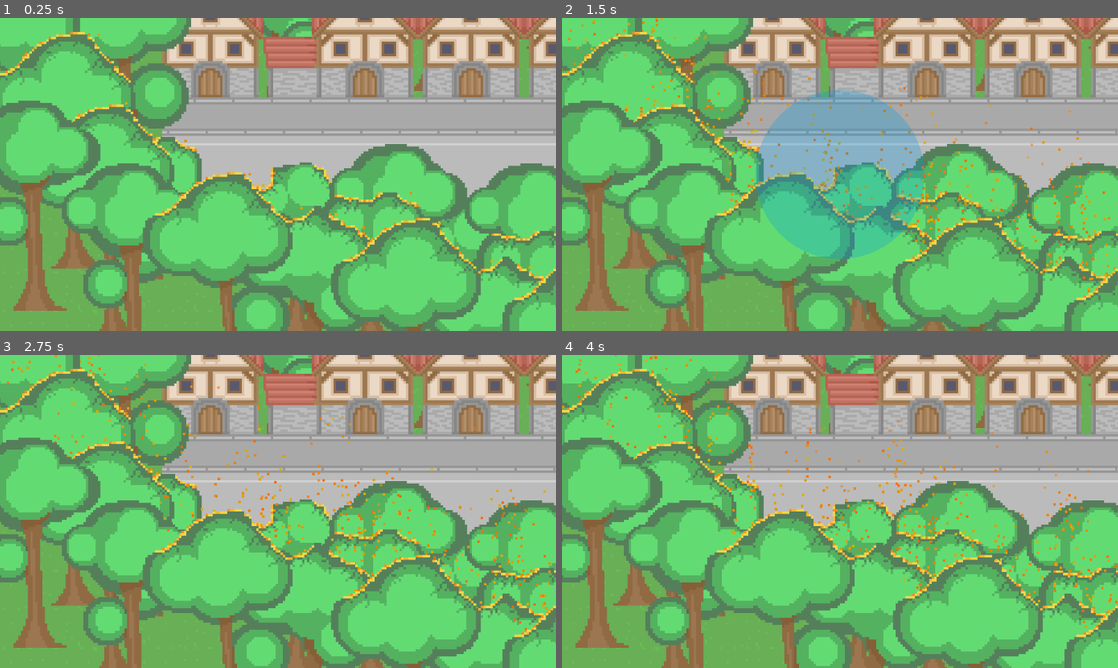
Above: before the commit, frames 1-4 (two rows, left to right).
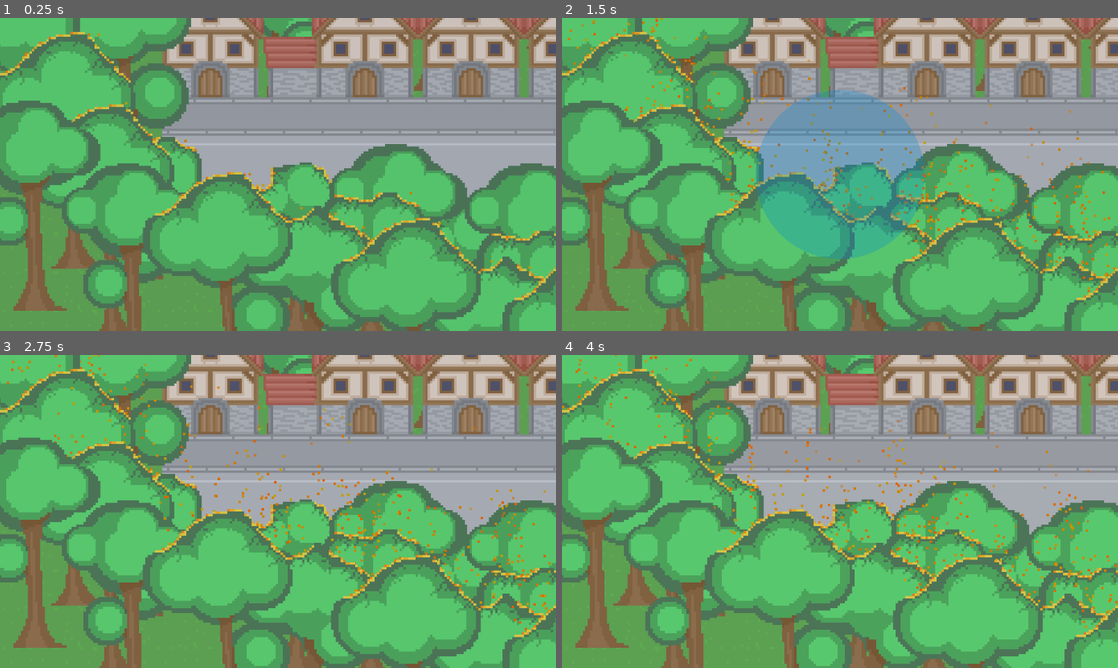
Above: after the commit, the same moments.

Repository: Senjia12/Game-dj-Ames
Game: Godot game, scene res://Level/game.tscn
Same seed, same stepped clock (60 frames per second), same inputs: the game is played once before the commit and once after it.
Inputs (mouse positions are in pixels of both pictures, inside the frame that each line leads up to):
- Up to frame 1 (0.25 s): no input
- Up to frame 2 (1.5 s): move the mouse to (962, 158) at 0.52 s; tap E (interact) at 0.6 s; move the mouse to (728, 190) at 1.27 s; right-click (728, 190) at 1.35 s
- Up to frame 3 (2.75 s): move the mouse to (333, 442) at 2.02 s; tap E (interact) at 2.1 s
- Up to frame 4 (4 s): move the mouse to (812, 574) at 2.77 s; right-click (812, 574) at 2.85 s; move the mouse to (1006, 558) at 3.52 s; tap E (interact) at 3.6 s

The runs differ from the first frame. In frame 1, 15% of the frame differs, in the area x 0-100%, y 0-90%; in frame 2, 6.7%; in frame 3, 6.7%; in frame 4, 4.0%.

Commit message:
day night cycle

Diff:
--- /dev/null
+++ b/bla/Level/day_night.gd
@@ -0,0 +1,7 @@
+extends AnimationPlayer
+
+
+
+func _ready() -> void:
+	play("day night cycle")
+	seek(10.0)
--- a/bla/Level/game.tscn
+++ b/bla/Level/game.tscn
@@ -22,6 +22,7 @@
 [ext_resource type="PackedScene" uid="uid://cgpwhvfopas3p" path="res://Level/Décor/Village/arbre brulé/arbre_feu_5.tscn" id="15_wmllm"]
 [ext_resource type="PackedScene" uid="uid://deb32hb4c86on" path="res://Level/Décor/Village/arbre brulé/arbre_feu_1.tscn" id="16_qhkgf"]
 [ext_resource type="PackedScene" uid="uid://bbupulttciuby" path="res://Unit/soul detector/soul_detector.tscn" id="22_chmqr"]
+[ext_resource type="Script" path="res://Level/day_night.gd" id="23_4xs1l"]
 
 [sub_resource type="TileSetAtlasSource" id="TileSetAtlasSource_klef5"]
 texture = ExtResource("1_8iq6g")
@@ -290,6 +291,44 @@
 "dmg": SubResource("Animation_ck84q")
 }
 
+[sub_resource type="Animation" id="Animation_65846"]
+resource_name = "day night cycle"
+length = 24.0
+loop_mode = 1
+tracks/0/type = "value"
+tracks/0/imported = false
+tracks/0/enabled = true
+tracks/0/path = NodePath("day night/CanvasModulate:color")
+tracks/0/interp = 1
+tracks/0/loop_wrap = true
+tracks/0/keys = {
+"times": PackedFloat32Array(0, 6.4, 7, 7.66667, 7.7, 12, 19.3, 20, 20.6333, 24),
+"transitions": PackedFloat32Array(1, 1, 1, 1, 1, 1, 1, 1, 1, 1),
+"update": 0,
+"values": [Color(0.161868, 0.210692, 0.289592, 1), Color(0.198003, 0.254349, 0.345387, 1), Color(0.664028, 0.481586, 0.329708, 1), Color(0.784046, 0.828889, 0.911244, 1), Color(0.705891, 0.765611, 0.875665, 1), Color(1, 1, 1, 1), Color(0.784046, 0.828889, 0.911244, 1), Color(0.651644, 0.439326, 0.347303, 1), Color(0.198003, 0.254349, 0.345387, 1), Color(0.161868, 0.210692, 0.289592, 1)]
+}
+
+[sub_resource type="Animation" id="Animation_rsv0h"]
+length = 0.001
+tracks/0/type = "value"
+tracks/0/imported = false
+tracks/0/enabled = true
+tracks/0/path = NodePath("day night/CanvasModulate:color")
+tracks/0/interp = 1
+tracks/0/loop_wrap = true
+tracks/0/keys = {
+"times": PackedFloat32Array(0),
+"transitions": PackedFloat32Array(1),
+"update": 0,
+"values": [Color(1, 1, 1, 1)]
+}
+
+[sub_resource type="AnimationLibrary" id="AnimationLibrary_8j3bw"]
+_data = {
+"RESET": SubResource("Animation_rsv0h"),
+"day night cycle": SubResource("Animation_65846")
+}
+
 [node name="Game" type="Node2D"]
 
 [node name="village" type="Node2D" parent="."]
@@ -991,3 +1030,13 @@
 [node name="Player" parent="." instance=ExtResource("12_l25pa")]
 
 [node name="soul detector" parent="." instance=ExtResource("22_chmqr")]
+
+[node name="day night" type="AnimationPlayer" parent="."]
+libraries = {
+"": SubResource("AnimationLibrary_8j3bw")
+}
+speed_scale = 0.1
+script = ExtResource("23_4xs1l")
+
+[node name="CanvasModulate" type="CanvasModulate" parent="day night"]
+position = Vector2(2, 0)
Not shown: 1 places in bla/Level/game.tscn that only renumber resources
